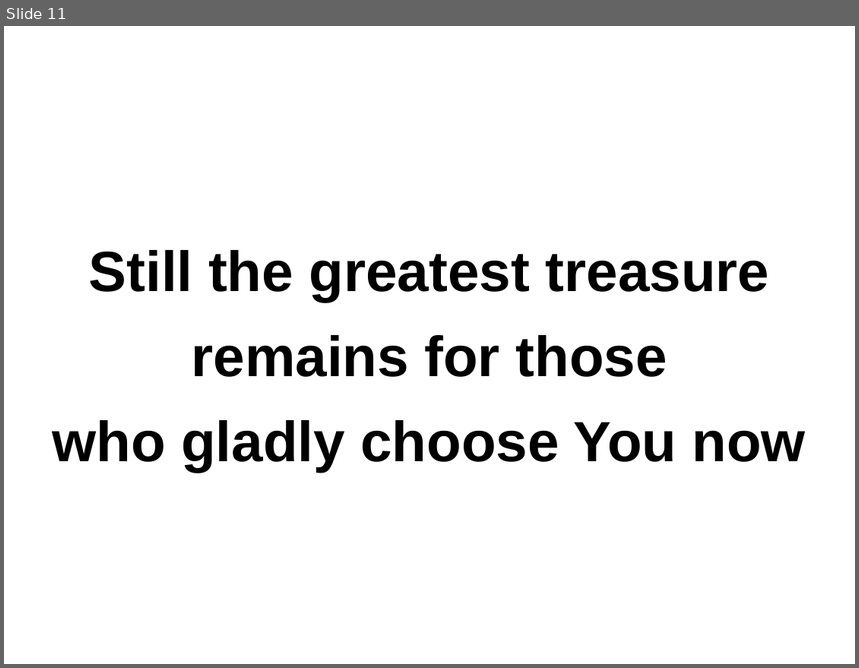
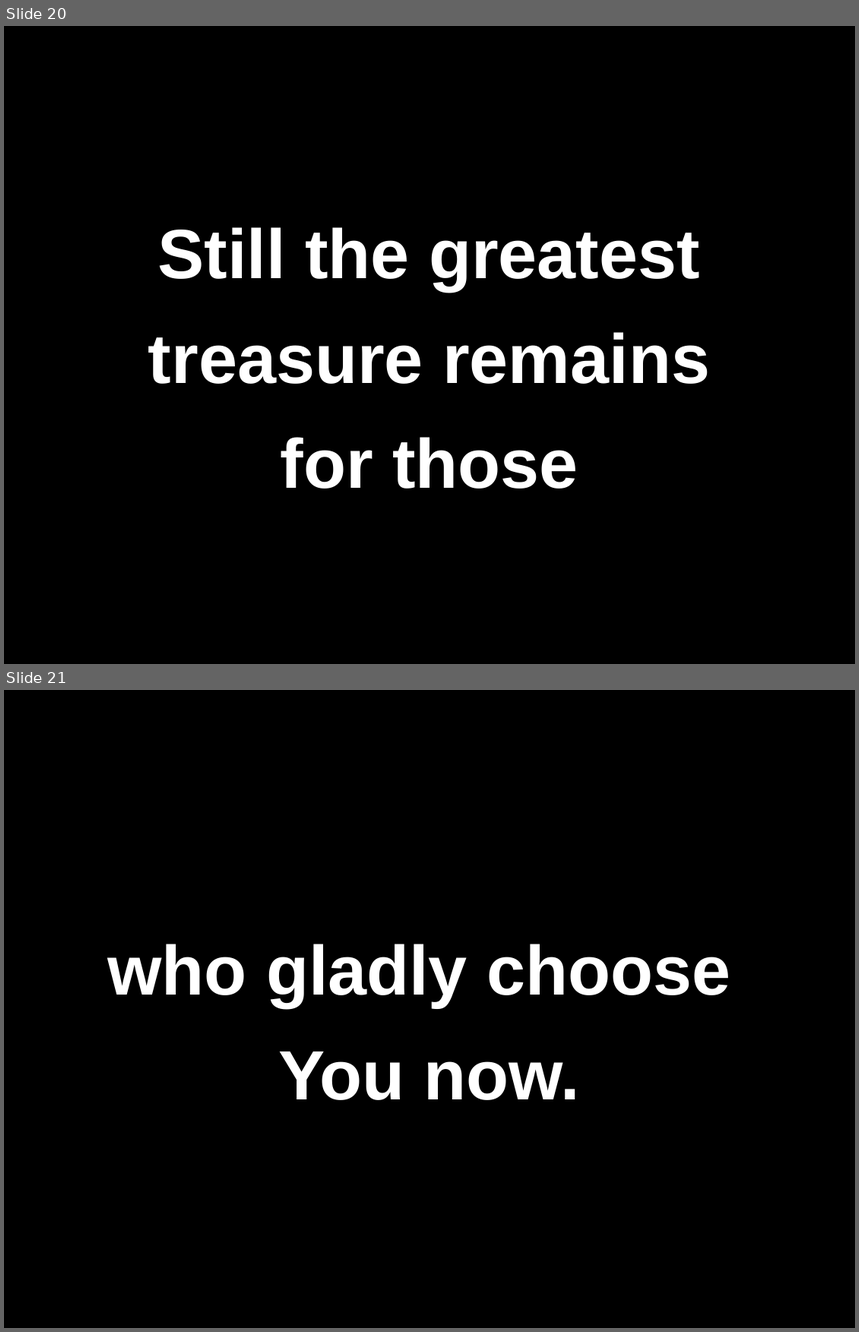
Before and after one commit to memery1446/HBCChoir, a slide deck: pptx-files/1.Come.Now.Is.the.Time.to.Worship.pptx. Shown one above the other, each under a label of ours: slide 11 before the commit, slides 20 and 21 after it. The pictures are 859x668 and 859x1332 pixels, drawn with LibreOffice and Linux fonts; fonts in the diff are those of the drawing. Boxes give left, top, right and bottom in pixels: in the first picture for what was removed or moved away, otherwise in the second. Text is boxed around its words. In the diff, an @@ line names an element or a change of style, - is before the commit and + after.

```diff
--- a/pptx-files/1.Come.Now.Is.the.Time.to.Worship.pptx
+++ b/pptx-files/1.Come.Now.Is.the.Time.to.Worship.pptx
@@ slide 21 added at box(4, 690, 855, 1328), background #000000 @@
@@ title added at box(107, 944, 731, 1100), 59 pt, text #FFFFFF, bold @@
+who gladly choose
+You now.
@@ what was slide 11 is now slide 20 @@
@@ slide 20 changed as well @@
@@ background #FFFFFF to #000000 @@
@@ title at box(148, 227, 710, 489): text changed; size 48 to 59 pt; text colour #000000 to #FFFFFF @@
-Still the greatest treasure
-remains for those
-who gladly choose You now
+Still the greatest treasure remains
+for those
```
Also in this commit, not shown: 13 other slides changed, 7 other slides added, 4 other files.
